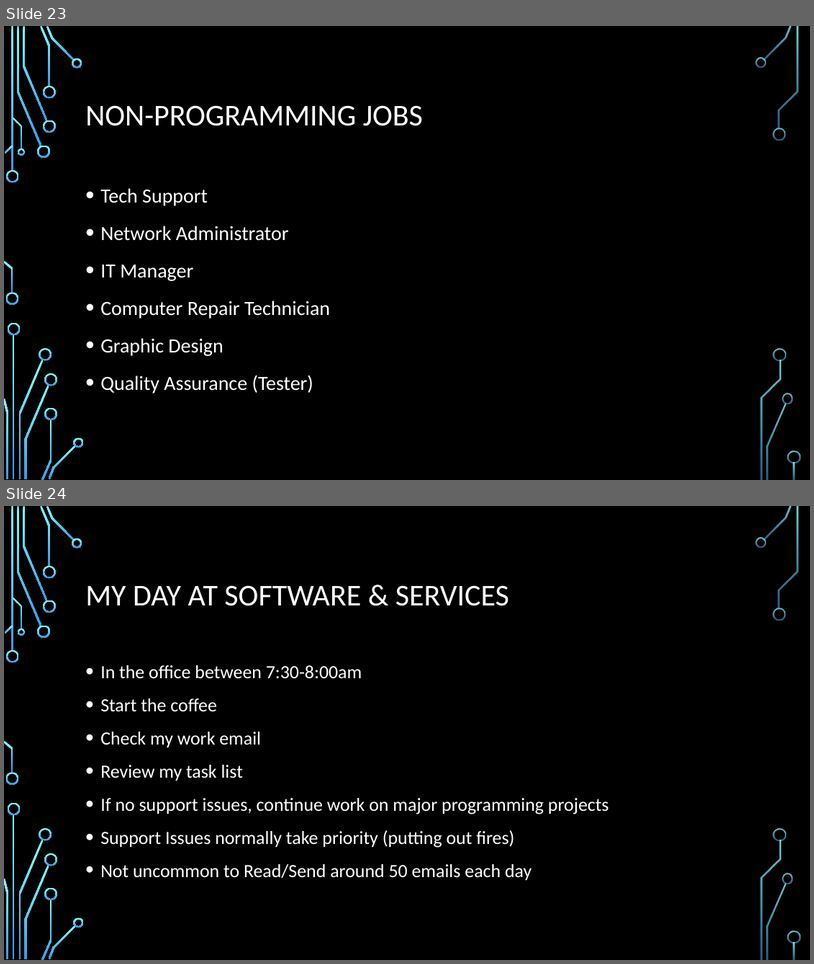
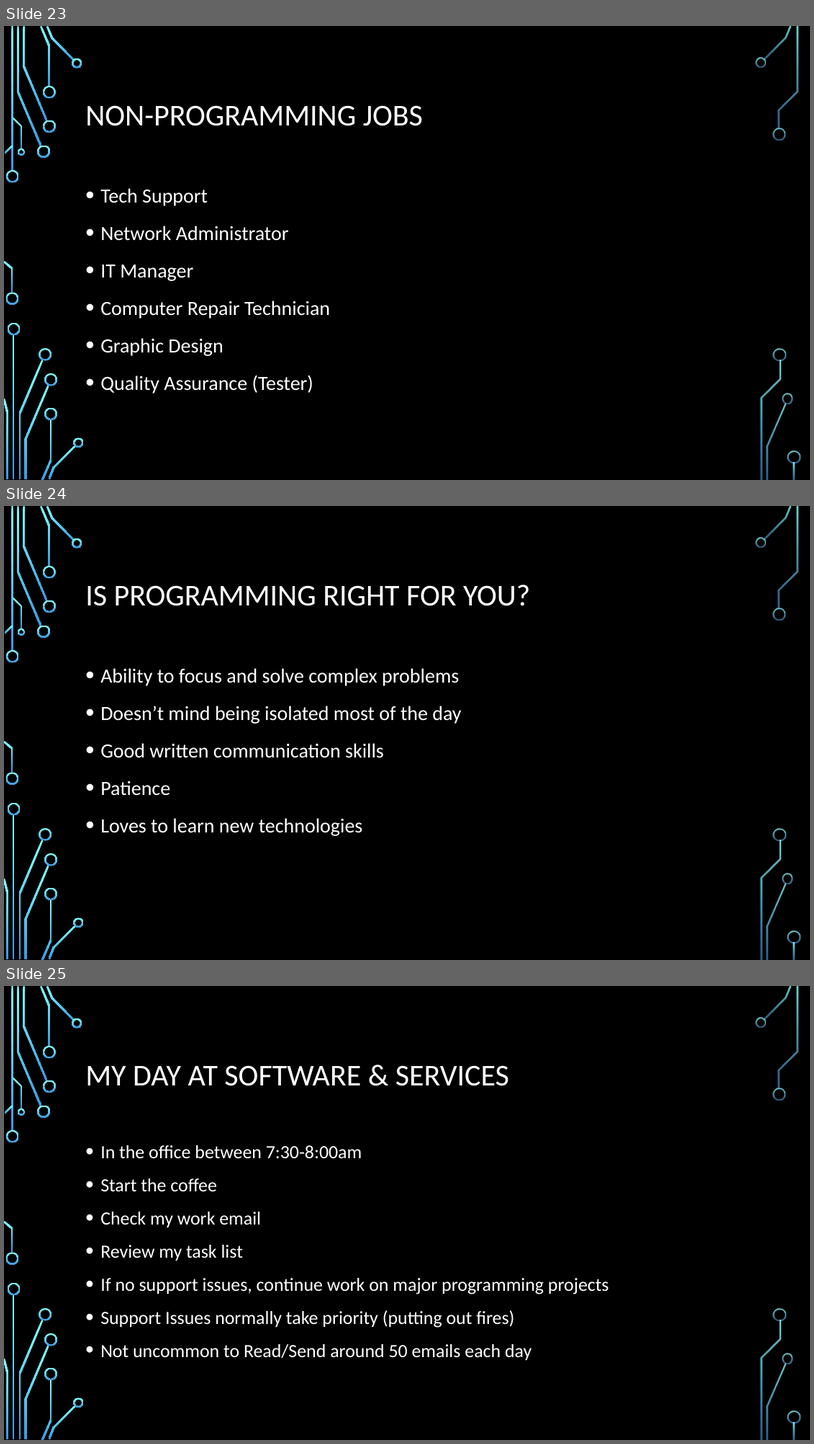
Before and after one commit to daviddcbud/TrainingApp, a slide deck: PowerPointSlids.pptx. Shown one above the other, each under a label of ours: slides 23 and 24 before the commit, slides 23, 24 and 25 after it. The pictures are 814x964 and 814x1444 pixels, drawn with LibreOffice and Linux fonts; fonts in the diff are those of the drawing; background and template pictures are left out. Boxes give left, top, right and bottom in pixels: in the first picture for what was removed or moved away, otherwise in the second. Text is boxed around its words. In the diff, an @@ line names an element or a change of style, - is before the commit and + after.

Commit message:
updated powerpoint

```diff
--- a/PowerPointSlids.pptx
+++ b/PowerPointSlids.pptx
@@ slide 24 added at (x1=4, y1=506, x2=810, y2=960), background picture (left out); not listed: 36 template elements that a slide beside it also shows @@
@@ title added at (x1=85, y1=584, x2=530, y2=606), 36 pt, text #FFFFFF @@
+IS PROGRAMMING RIGHT FOR YOU?
@@ text added at (x1=100, y1=668, x2=461, y2=836), 24 pt, text #FFFFFF @@
+• Ability to focus and solve complex problems
+• Doesn’t mind being isolated most of the day
+• Good written communication skills
+• Patience
+• Loves to learn new technologies
@@ what was slide 24 is now slide 25 @@
```
Also in this commit, not shown: 10 other files.
